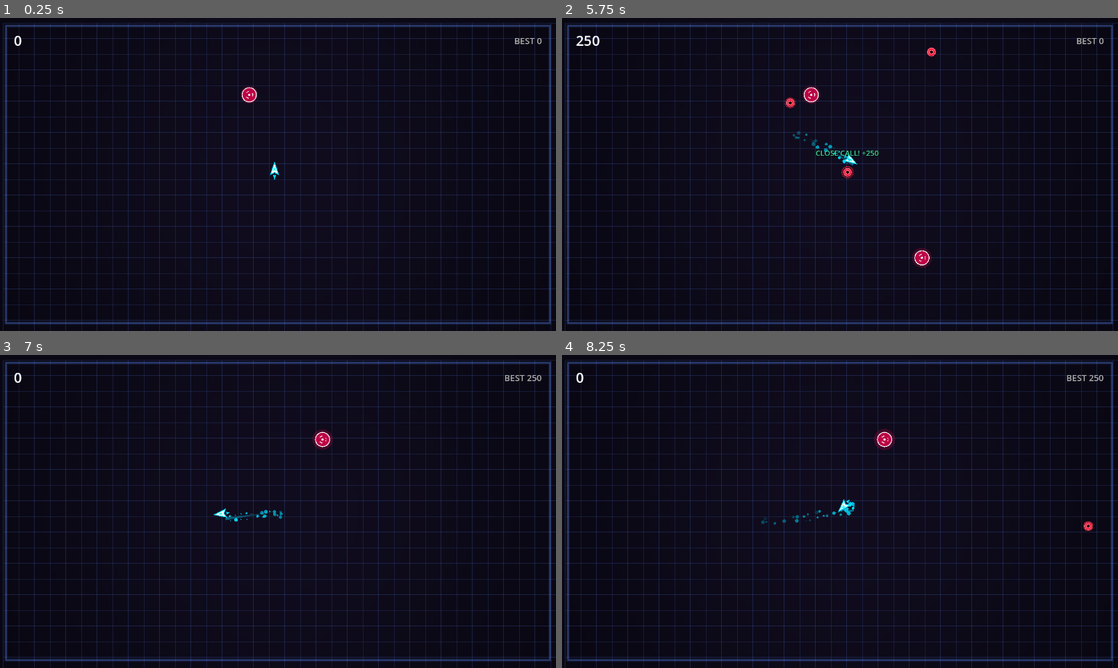
Above: before the commit, frames 1-4 (two rows, left to right).
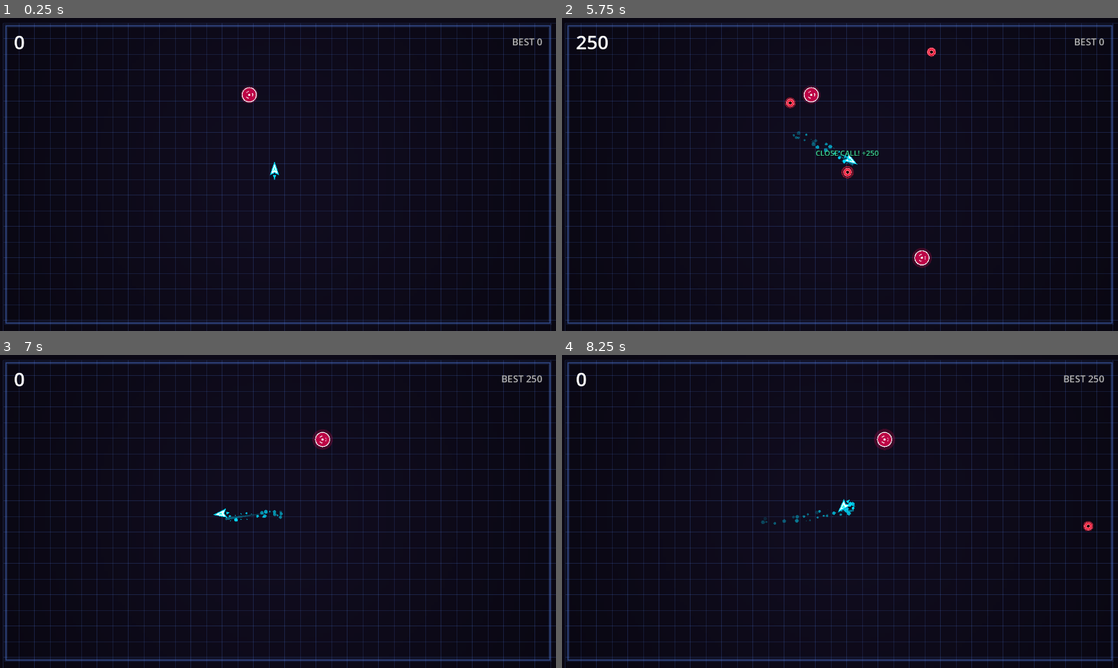
Above: after the commit, the same moments.

Repository: jesurythomas/tilt
Game: Godot game, scene res://scenes/main.tscn
Same seed, same stepped clock (60 frames per second), same inputs: the game is played once before the commit and once after it.
Inputs (mouse positions are in pixels of both pictures, inside the frame that each line leads up to):
- Up to frame 1 (0.25 s): no input
- Up to frame 2 (5.75 s): tap Enter at 0.5 s; move the mouse to (962, 158) at 0.52 s; hold D 0.53-1.25 s; hold Shift 0.53-1.25 s; click (962, 158) at 0.67 s; drag from (728, 190) to (812, 237) at 1.27 s; move the mouse to (895, 105) at 2.02 s; hold D 2.03-2.75 s; tap Ctrl at 2.1, 5.1 s; click (895, 105) at 2.17 s; drag from (812, 237) to (673, 127) at 2.77 s; move the mouse to (1006, 221) at 3.52 s; hold A 3.53-4.25 s; hold Shift 3.53-4.25 s; click (1006, 221) at 3.67 s; drag from (673, 127) to (756, 96) at 4.27 s; move the mouse to (867, 174) at 5.02 s; hold S from 5.03 s (still down); click (867, 174) at 5.17 s
- Up to frame 3 (7 s): release S at 5.75 s; drag from (194, 433) to (166, 527) at 5.77 s; click "PLAY AGAIN" at 6.5 s
- Up to frame 4 (8.25 s): move the mouse to (962, 495) at 7.27 s; hold W 7.28-8 s; hold Shift 7.28-8 s; click (962, 495) at 7.42 s; drag from (728, 527) to (812, 574) at 8.02 s

The runs differ from the first frame. In frame 1, 0.1% of the frame differs, in the area x 2-98%, y 5-10%; in frame 2, 0.2%; in frame 3, 0.2%; in frame 4, 0.2%.

Commit message:
M2.5: let players switch control scheme from pause and death

Diff:
--- a/godot/src/core/game_root.gd
+++ b/godot/src/core/game_root.gd
@@ -202,6 +202,16 @@
 	_joystick.reset()
 
 
+## Toggles the paused phase. Delegates to the ported state machine.
+func toggle_pause() -> void:
+	_state.toggle_pause()
+
+
+## True while the run is paused.
+func is_paused() -> bool:
+	return _state.phase == Types.GamePhase.PAUSED
+
+
 ## Restarts the run cleanly into playing state.
 func restart_run() -> void:
 	_tilt.calibrate_current_position()
--- /dev/null
+++ b/godot/src/ui/control_picker.gd
@@ -0,0 +1,58 @@
+## control_picker.gd
+## NO TS COUNTERPART — authorised by M2.5 spec §4.3.
+class_name ControlPicker
+extends Control
+## Three-button control-scheme picker, instanced on both the Game Over panel
+## and the pause overlay.
+##
+## HYBRID is deliberately not offered (M2.5 spec D2): it remains in
+## Types.ControlScheme as a cited port of GameOptions.ts:21, but "whichever
+## device was touched last" is the non-choice this module exists to fix.
+
+## Emitted when the player picks a scheme.
+signal scheme_chosen(scheme: Types.ControlScheme)
+
+@onready var _tilt_button: Button = get_node_or_null("%TiltButton")
+@onready var _touch_button: Button = get_node_or_null("%TouchButton")
+@onready var _keyboard_button: Button = get_node_or_null("%KeyboardButton")
+
+
+func _ready() -> void:
+	if _tilt_button == null:
+		_tilt_button = find_child("TiltButton", true, false) as Button
+	if _touch_button == null:
+		_touch_button = find_child("TouchButton", true, false) as Button
+	if _keyboard_button == null:
+		_keyboard_button = find_child("KeyboardButton", true, false) as Button
+
+	if _tilt_button != null:
+		# button_pressed is ignored unless toggle_mode is true.
+		_tilt_button.toggle_mode = true
+		_tilt_button.pressed.connect(_on_scheme_button_pressed.bind(Types.ControlScheme.GYRO))
+	if _touch_button != null:
+		# button_pressed is ignored unless toggle_mode is true.
+		_touch_button.toggle_mode = true
+		_touch_button.pressed.connect(_on_scheme_button_pressed.bind(Types.ControlScheme.MOUSE))
+	if _keyboard_button != null:
+		# button_pressed is ignored unless toggle_mode is true.
+		_keyboard_button.toggle_mode = true
+		_keyboard_button.pressed.connect(
+			_on_scheme_button_pressed.bind(Types.ControlScheme.KEYBOARD)
+		)
+		# A phone has no keyboard; offering one is a dead option.
+		_keyboard_button.visible = not OS.has_feature("mobile")
+
+
+## Marks one scheme as the active one.
+func set_active_scheme(scheme: Types.ControlScheme) -> void:
+	if _tilt_button != null:
+		_tilt_button.button_pressed = scheme == Types.ControlScheme.GYRO
+	if _touch_button != null:
+		_touch_button.button_pressed = scheme == Types.ControlScheme.MOUSE
+	if _keyboard_button != null:
+		_keyboard_button.button_pressed = scheme == Types.ControlScheme.KEYBOARD
+
+
+func _on_scheme_button_pressed(scheme: Types.ControlScheme) -> void:
+	set_active_scheme(scheme)
+	scheme_chosen.emit(scheme)
--- a/godot/src/ui/hud_controller.gd
+++ b/godot/src/ui/hud_controller.gd
@@ -3,7 +3,23 @@
 ##        per spec §5.3
 class_name HudController
 extends Control
-## Controller for the in-game HUD and Game Over overlay.
+## Controller for the in-game HUD, Game Over overlay and pause overlay.
+
+# DIVERGENCE(M2.5 §7.2 / D6): main.tscn hardcoded 32/24/20px font sizes with no
+# viewport response, which the parent spec's global constraints forbid. These
+# are the base sizes; set_ui_scale() multiplies them. This is a bug fix, not a
+# divergence from the TypeScript — the web game's HUD is CSS-scaled.
+const BASE_SCORE_FONT: int = 44
+const BASE_BEST_FONT: int = 22
+const BASE_MULTIPLIER_FONT: int = 26
+## Viewport minimum dimension at which ui_scale is 1.0.
+const UI_SCALE_REFERENCE: float = 720.0
+
+var _ui_scale: float = 1.0
+var _pause_button: Button = null
+var _pause_panel: Control = null
+var _resume_button: Button = null
+var _pickers: Array[ControlPicker] = []
 
 @onready var _score_label: Label = get_node_or_null("%ScoreLabel")
 @onready var _best_label: Label = get_node_or_null("%BestLabel")
@@ -46,6 +62,46 @@
 	GameEvents.score_changed.connect(_on_score_changed)
 	GameEvents.run_ended.connect(_on_run_ended)
 	GameEvents.phase_changed.connect(_on_phase_changed)
+
+	set_ui_scale(ui_scale_for(get_viewport_rect().size))
+	get_viewport().size_changed.connect(_on_viewport_resized)
+
+	_pause_button = find_child("PauseButton", true, false) as Button
+	if _pause_button != null:
+		_pause_button.pressed.connect(_on_pause_pressed)
+
+	_pause_panel = find_child("PausePanel", true, false) as Control
+	if _pause_panel != null:
+		_pause_panel.visible = false
+
+	_resume_button = find_child("ResumeButton", true, false) as Button
+	if _resume_button != null:
+		_resume_button.pressed.connect(_on_pause_pressed)
+
+	for picker: Node in find_children("*", "ControlPicker", true, false):
+		var typed: ControlPicker = picker as ControlPicker
+		if typed != null:
+			typed.scheme_chosen.connect(_on_scheme_chosen)
+			_pickers.append(typed)
+	_sync_pickers()
+
+
+## Scales HUD text and touch targets to the viewport.
+func set_ui_scale(scale: float) -> void:
+	_ui_scale = scale
+	if _score_label != null:
+		_score_label.add_theme_font_size_override("font_size", int(BASE_SCORE_FONT * scale))
+	if _best_label != null:
+		_best_label.add_theme_font_size_override("font_size", int(BASE_BEST_FONT * scale))
+	if _multiplier_label != null:
+		_multiplier_label.add_theme_font_size_override(
+			"font_size", int(BASE_MULTIPLIER_FONT * scale)
+		)
+
+
+## The ui_scale implied by a viewport size.
+static func ui_scale_for(viewport: Vector2) -> float:
+	return clampf(minf(viewport.x, viewport.y) / UI_SCALE_REFERENCE, 0.75, 2.0)
 
 
 func _on_score_changed(score: int, multiplier: int, best_score: int) -> void:
@@ -98,3 +154,32 @@
 		var st: InputEventScreenTouch = event as InputEventScreenTouch
 		if st.pressed:
 			_on_restart_pressed()
+
+
+func _on_viewport_resized() -> void:
+	set_ui_scale(ui_scale_for(get_viewport_rect().size))
+
+
+func _on_pause_pressed() -> void:
+	var root: GameRoot = get_tree().get_first_node_in_group("game_root") as GameRoot
+	if root == null:
+		return
+	root.toggle_pause()
+	if _pause_panel != null:
+		_pause_panel.visible = root.is_paused()
+
+
+func _on_scheme_chosen(scheme: Types.ControlScheme) -> void:
+	var root: GameRoot = get_tree().get_first_node_in_group("game_root") as GameRoot
+	if root == null:
+		return
+	root.set_control_scheme(scheme)
+	_sync_pickers()
+
+
+func _sync_pickers() -> void:
+	var root: GameRoot = get_tree().get_first_node_in_group("game_root") as GameRoot
+	if root == null or root.settings == null:
+		return
+	for picker: ControlPicker in _pickers:
+		picker.set_active_scheme(root.settings.scheme)
--- a/godot/tests/test_hud_controller.gd
+++ b/godot/tests/test_hud_controller.gd
@@ -54,3 +54,59 @@
 
 	GameEvents.phase_changed.emit(Types.GamePhase.PLAYING)
 	assert_false(panel.visible, "GameOverPanel hidden on return to playing")
+
+
+func test_control_picker_emits_the_chosen_scheme() -> void:
+	var picker: ControlPicker = ControlPicker.new()
+	var tilt_button: Button = Button.new()
+	tilt_button.name = "TiltButton"
+	var touch_button: Button = Button.new()
+	touch_button.name = "TouchButton"
+	var keyboard_button: Button = Button.new()
+	keyboard_button.name = "KeyboardButton"
+	picker.add_child(tilt_button)
+	picker.add_child(touch_button)
+	picker.add_child(keyboard_button)
+	add_child_autofree(picker)
+
+	watch_signals(picker)
+	# GUT's fourth argument is the emission index, not a message — index 0 is
+	# the first emission, index 1 the second.
+	tilt_button.pressed.emit()
+	assert_signal_emitted_with_parameters(picker, "scheme_chosen", [Types.ControlScheme.GYRO], 0)
+
+	touch_button.pressed.emit()
+	assert_signal_emitted_with_parameters(picker, "scheme_chosen", [Types.ControlScheme.MOUSE], 1)
+
+
+func test_control_picker_marks_the_active_scheme() -> void:
+	var picker: ControlPicker = ControlPicker.new()
+	var tilt_button: Button = Button.new()
+	tilt_button.name = "TiltButton"
+	var touch_button: Button = Button.new()
+	touch_button.name = "TouchButton"
+	var keyboard_button: Button = Button.new()
+	keyboard_button.name = "KeyboardButton"
+	picker.add_child(tilt_button)
+	picker.add_child(touch_button)
+	picker.add_child(keyboard_button)
+	add_child_autofree(picker)
+
+	picker.set_active_scheme(Types.ControlScheme.GYRO)
+	assert_true(tilt_button.button_pressed, "the active scheme reads as selected")
+	assert_false(touch_button.button_pressed, "only one scheme is selected at a time")
+
+
+func test_ui_scale_grows_the_score_font_on_a_larger_viewport() -> void:
+	var hud: HudController = HudController.new()
+	var score_lbl: Label = Label.new()
+	score_lbl.name = "ScoreLabel"
+	hud.add_child(score_lbl)
+	add_child_autofree(hud)
+
+	hud.set_ui_scale(1.0)
+	var at_one: int = score_lbl.get_theme_font_size("font_size")
+	hud.set_ui_scale(2.0)
+	var at_two: int = score_lbl.get_theme_font_size("font_size")
+
+	assert_gt(at_two, at_one, "a bigger viewport gets bigger text")
Not shown, added: godot/src/ui/control_picker.gd.uid
